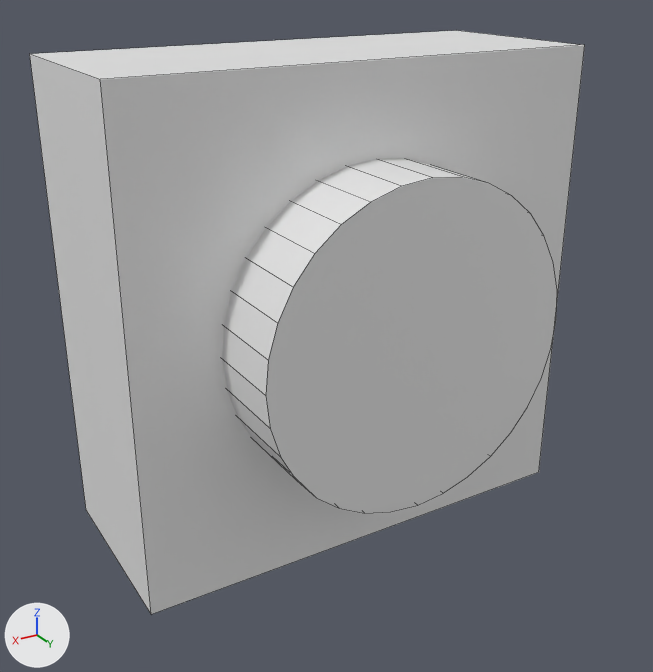
The FBX model Assets/Meshs/1x1Panel.fbx: old version first, new version second.
Rendered twice from a 50 mm camera at (1.45, 2.46, 1.06) aimed at (0.11, 0.22, -0.06). Arrows for +X, +Y and +Z are at lower left; the lights stay in place. Mesh edges are drawn as thin lines.
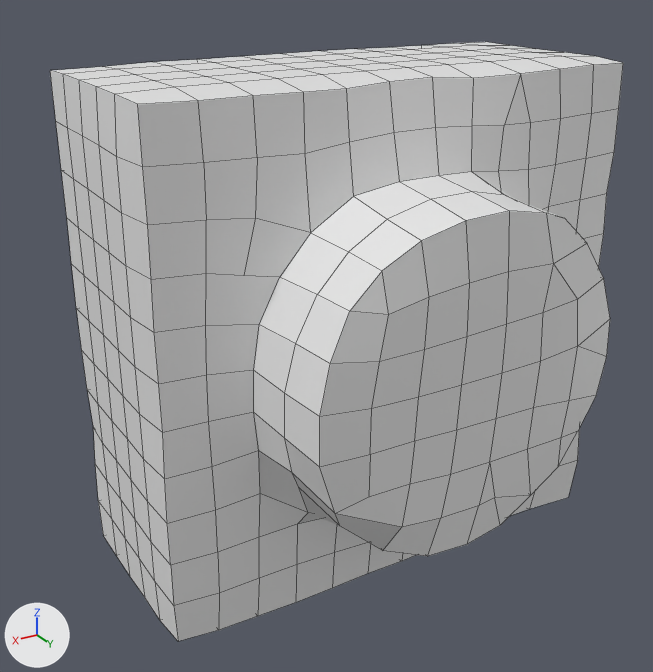
The change, as a diff of the scene's bpy script:
```diff
--- a/Assets/Meshs/1x1Panel.fbx.py
+++ b/Assets/Meshs/1x1Panel.fbx.py
@@ me_cube @@
 # used by ob_cube; location = (0.0, 0.0, 0.0)
-me_cube.from_pydata(...)  # 72 vertices, 40 faces; spans x -0.78..0.78, y -0.32..0.59, z -0.78..0.78
+me_cube.from_pydata(...)  # 576 vertices, 576 faces; spans x -0.78..0.78, y -0.15..0.84, z -0.8..0.76
+# me_cube part 1: the loose piece of 8 vertices spanning x -0.78..0.78, y -0.32..0.32, z -0.78..0.78 is rebuilt with 576 vertices and now spans x -0.78..0.78, y -0.15..0.84, z -0.8..0.76
+# me_cube part 2
+# 64 vertices are removed from x -0.51..0.51, y 0.25..0.59, z -0.51..0.51
+# 34 faces are deleted
```

Changed parts and their boxes (x1, y1, x2, y2) in the pictures (653 x 672 px):
'Cube', reshaped: before (30, 30, 585, 614); after (50, 42, 623, 641)
part 1 of me_cube, rebuilt: before (30, 30, 585, 614); after (50, 42, 623, 641)
part 2 of me_cube, deleted: before (222, 159, 557, 513)
